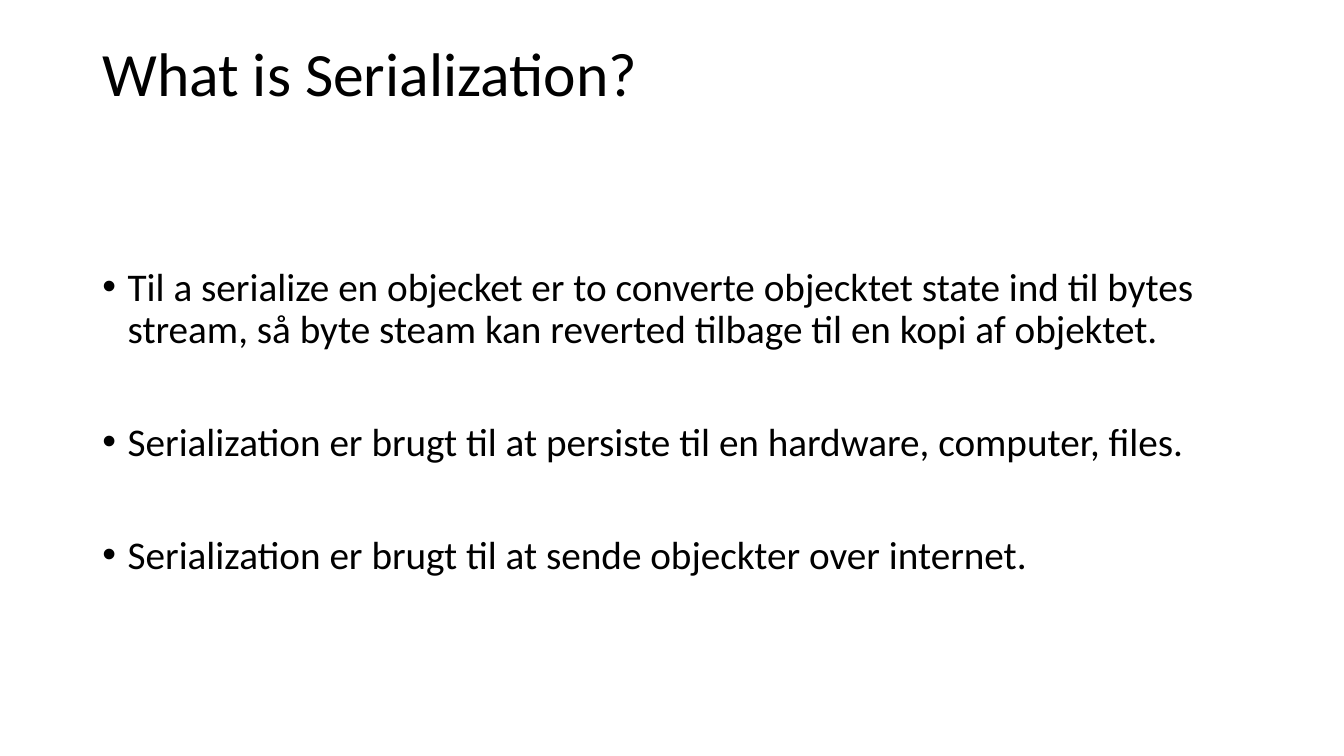
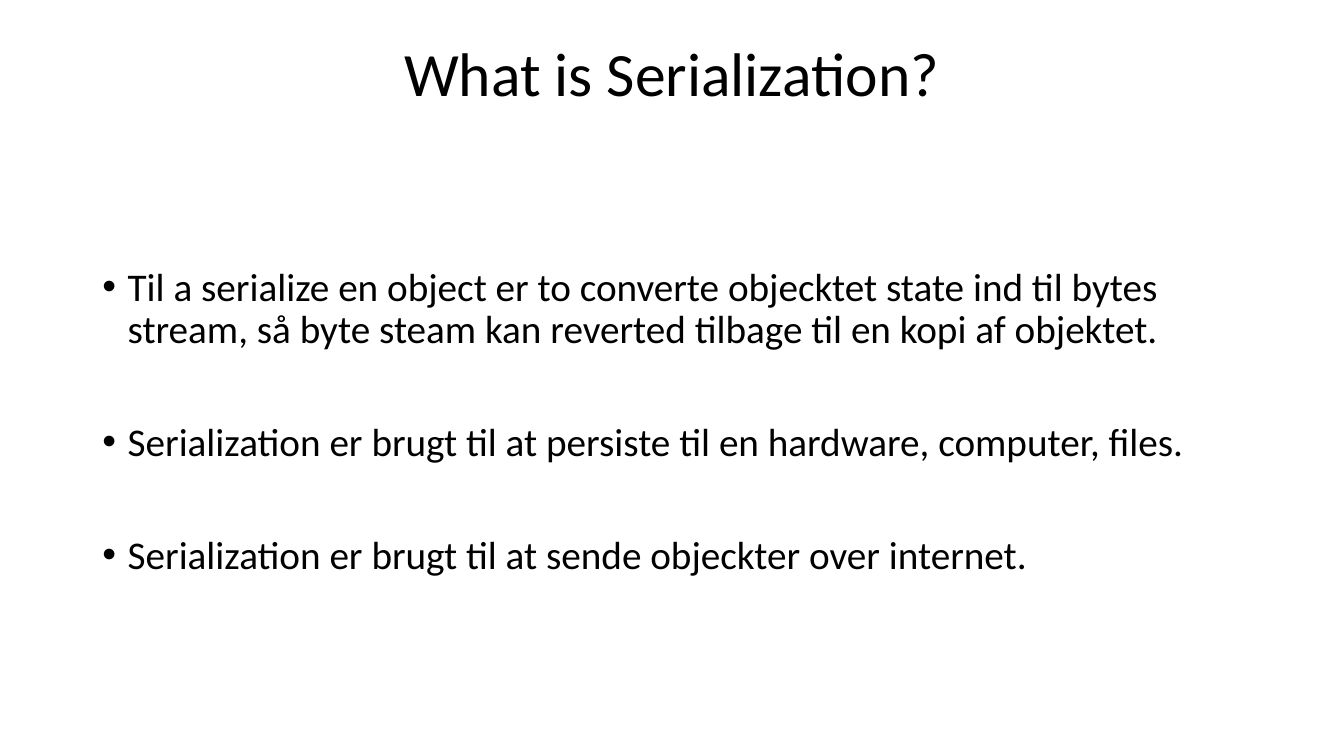
Before and after one commit to Mokayed/Advanced-programming-Curriculum, a slide deck: slide 2 of Serlization/Serlization.pptx. Drawn at 1344x756 pixels with LibreOffice and Linux fonts; fonts in the diff are those of the drawing. Boxes give left, top, right and bottom in pixels: in the first picture for what was removed or moved away, otherwise in the second. Text is boxed around its words. In the diff, an @@ line names an element or a change of style, - is before the commit and + after.

```diff
--- a/Serlization/Serlization.pptx
+++ b/Serlization/Serlization.pptx
@@ title "What is Serialization?" at (404, 53, 939, 97): alignment left to centre @@
@@ text at (128, 273, 1158, 350): text changed @@
-• Til a serialize en objecket er to converte objecktet state ind til bytes stream, så byte steam kan reverted tilbage til en kopi af objektet.
+• Til a serialize en object er to converte objecktet state ind til bytes stream, så byte steam kan reverted tilbage til en kopi af objektet.
```
Also in this commit, not shown: 2 other slides changed, 1 other file.
